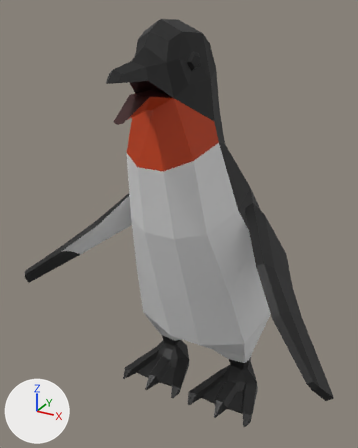
An edit to the FBX model Assets/Models/Penguin/Penguin@CATCH.FBX, drawn before and after from the same camera.
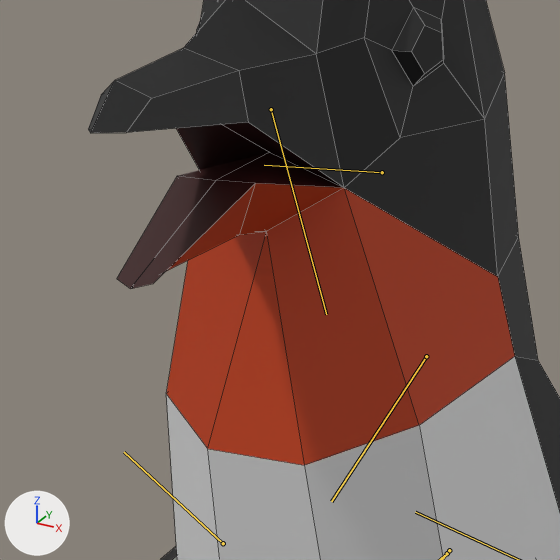
There are two pictures of each version: one whole from a 50 mm lens placed at (0.568, -1.17, 1.119), pointed at (-0.054, -0.039, 0.554), one close up on the part from 23% to 64% of the width and 11% to 44% of the height. Arrows for +X, +Y and +Z are at lower left; the lights stay in place. Both versions are drawn at frame 18 of the action 'Take 001'; the numbers are the values there. The bones that bend it are drawn over the model as lines in the close-ups. The close-ups show mesh edges as thin lines.

Objects in the first close-up: 'penguin'.
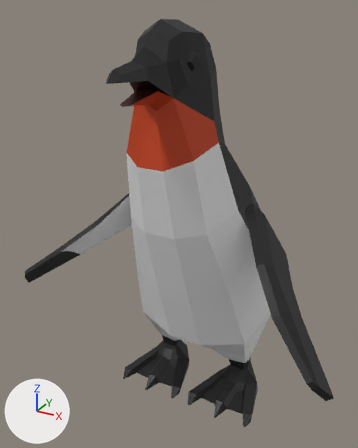
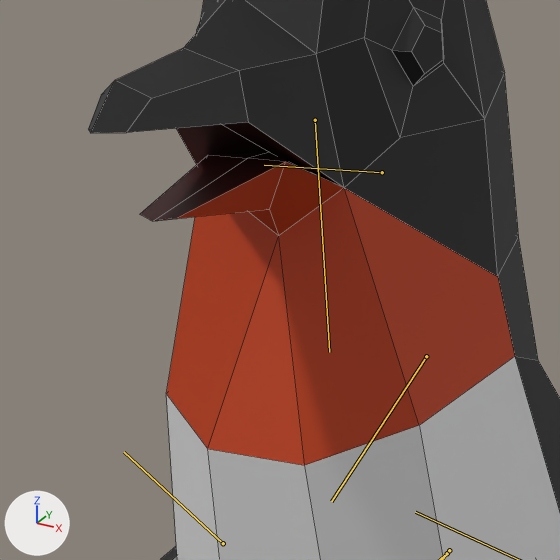
Location of each change, (x1, y1, x2, y2) in pixels of the close-ups (560 x 560 px):
'penguin', posed: (88, 0, 560, 560) in both
bone 'Penguin-RIGHeadBone001', root to tip: before (271, 109) to (326, 314); after (315, 120) to (329, 352)

Diff of the bpy script that builds the scene:
```diff
--- a/Assets/Models/Penguin/Penguin@CATCH.FBX.py
+++ b/Assets/Models/Penguin/Penguin@CATCH.FBX.py
@@ bone_penguin_righeadbone001 @@
 bone_penguin_righeadbone001 = bpy.data.objects['Armature'].pose.bones['Penguin-RIGHeadBone001']  # child of 'Penguin-RIGHead'
-bone_penguin_righeadbone001.location = (0.0, 0.0, 0.0)
-bone_penguin_righeadbone001.rotation_quaternion = (0.976, 0.0, 0.0, 0.216)  # degrees (0, 0, 25)
+bone_penguin_righeadbone001.location = (-4.9, 1.2, 0.0)
+bone_penguin_righeadbone001.rotation_quaternion = (0.999, 0.0, 0.0, 0.05)  # degrees (0, 0, 6)
```
